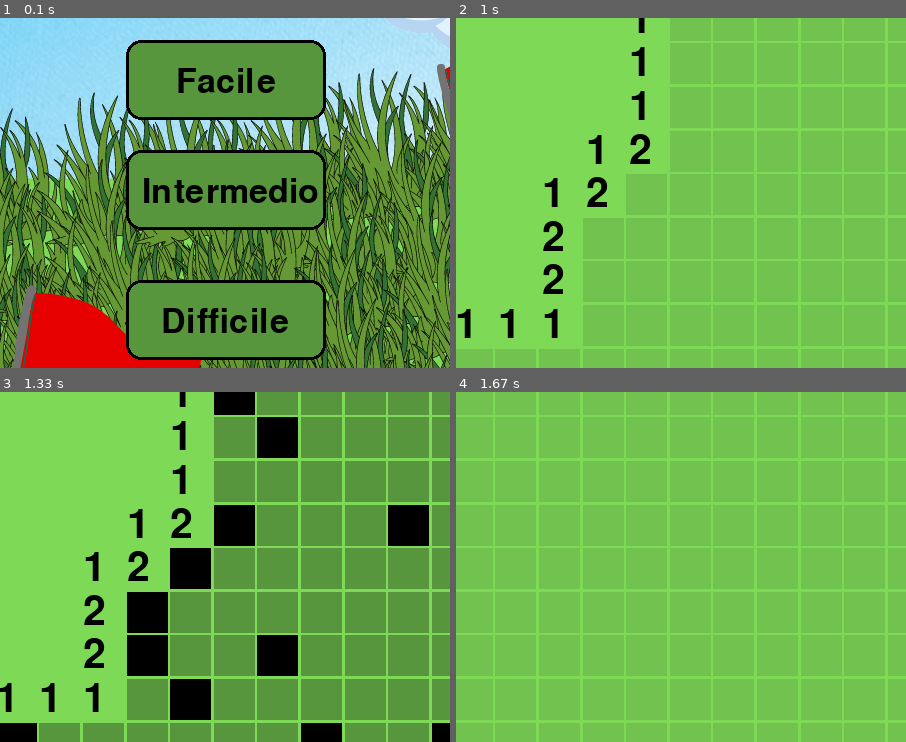
Above: before the commit, frames 1-4 (two rows, left to right).
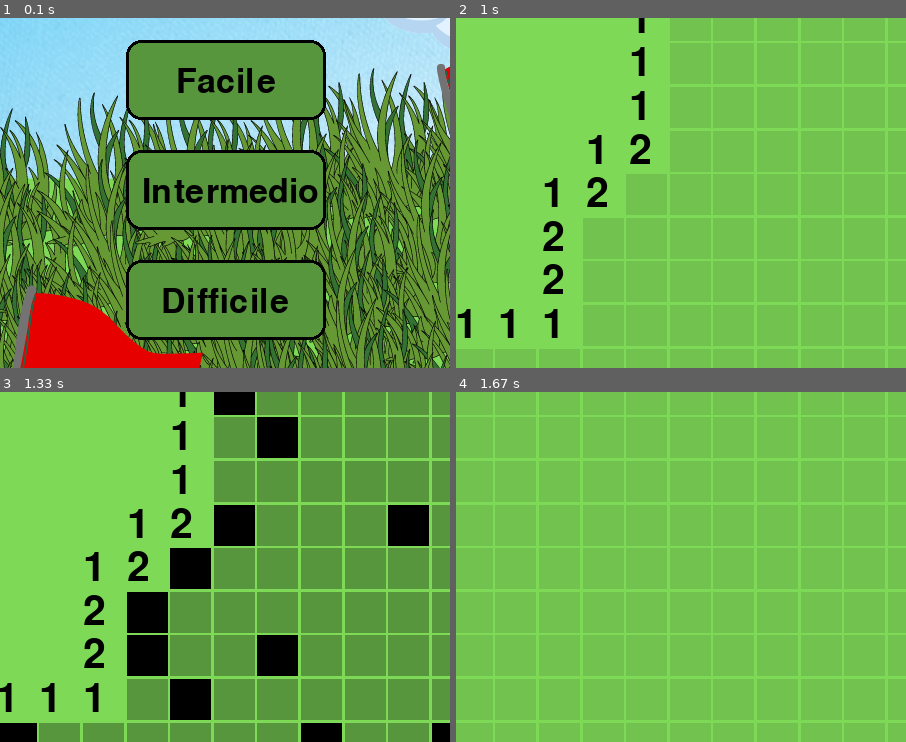
Above: after the commit, the same moments.

Repository: RikyPucho/pygame
Game: pygame game, started from campo minato/program.py
Same seed, same stepped clock (60 frames per second), same inputs: the game is played once before the commit and once after it.
Inputs (mouse positions are % of the whole screen's width and height, from its top left):
- Up to frame 1 (0.1 s): no input
- Up to frame 2 (1 s): click (46, 54) at 0.4 s; click (26, 51) at 0.73 s
- Up to frame 3 (1.33 s): click (19, 73) at 1.07 s
- Up to frame 4 (1.67 s): click (62, 59) at 1.4 s
The pictures show only the part of the screen within x 25-75%, y 34-84%; the shares and areas given below are measured in that part.

The runs differ from the first frame. In frame 1, 5.7% of the frame differs, in the area x 28-73%, y 69-98%; in frame 2, nothing differs; in frame 3, nothing differs; in frame 4, nothing differs.

Commit message:
Fixede menu in Campo minato

Diff:
--- a/campo minato/program.py
+++ b/campo minato/program.py
@@ -160,7 +160,7 @@
 
     easyBox = pygame.Rect((WIDTH-200)/2, 260,200,80)
     mediumBox = pygame.Rect((WIDTH-200)/2, 370,200,80)
-    hardBox = pygame.Rect((WIDTH-200)/2, 500,200,80)
+    hardBox = pygame.Rect((WIDTH-200)/2, 480,200,80)
     fontMenu = pygame.font.Font(None, 50)
     easyText = fontMenu.render("Facile", True, (0,0,0))
     mediumText = fontMenu.render("Intermedio", True, (0,0,0))
